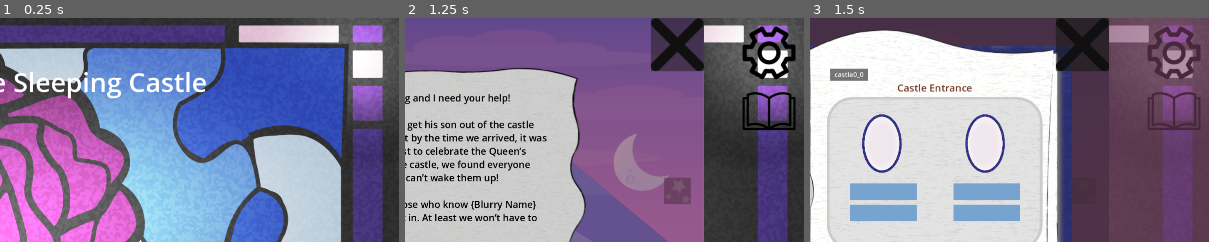
Above: before the commit, frames 1-3 (left to right).
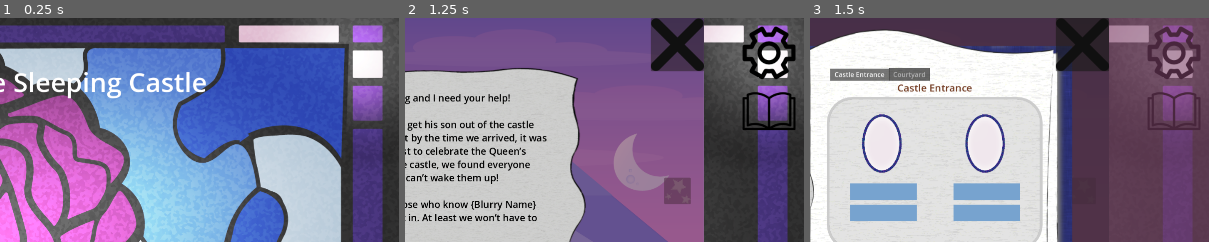
Above: after the commit, the same moments.

Repository: hwfwalton/SleepingCastleAlpha
Game: Godot game, scene res://root.tscn
The game is run twice, just before and just after one commit, with the same random seed, the same clock (stepped at 60 frames per second) and the same inputs.
Inputs (mouse positions are % of the whole screen's width and height, from its top left):
- Up to frame 1 (0.25 s): no input
- Up to frame 2 (1.25 s): click "Start" at 0.5 s
- Up to frame 3 (1.5 s): click (96, 21) at 1.25 s
The pictures show only the part of the screen within x 50-100%, y 0-50%; the shares and areas given below are measured in that part.

Frames 1-2 are identical in both runs. In frame 3, 1.0% of the frame differs, in the area x 6-31%, y 22-29%.

Commit message:
Add castle1_page0_zone0 puzzle pane

Diff:
--- a/BookView/book_view.tscn
+++ b/BookView/book_view.tscn
@@ -1,10 +1,11 @@
-[gd_scene load_steps=6 format=3 uid="uid://dppvl8up7h4br"]
+[gd_scene load_steps=7 format=3 uid="uid://dppvl8up7h4br"]
 
 [ext_resource type="Texture2D" uid="uid://dq4h7g2625nft" path="res://assets/booknobackground.svg" id="1_84uaa"]
 [ext_resource type="Script" path="res://BookView/book_view.gd" id="1_qo7gd"]
 [ext_resource type="Resource" uid="uid://d1ymuglidjrr0" path="res://resources/player_state.tres" id="2_dv4bw"]
 [ext_resource type="Texture2D" uid="uid://civmffyad70rv" path="res://assets/close_128.png" id="3_5nm8o"]
 [ext_resource type="PackedScene" uid="uid://cd0qwo0augsda" path="res://BookView/puzzle_pages/puzzle_pages/castle0_page_0.tscn" id="4_rpv8k"]
+[ext_resource type="PackedScene" uid="uid://0lvlbnj150ub" path="res://BookView/puzzle_pages/puzzle_pages/castle1_page_0.tscn" id="5_ppxmw"]
 
 [node name="BookView" type="Control"]
 layout_mode = 3
@@ -125,7 +126,11 @@
 mouse_filter = 2
 theme_type_variation = &"ClearPanel"
 
-[node name="castle0_0" parent="BookViewSubViewportContainer/SubViewport/BookPort/PagesContainer/RightBookMargin/TabContainer_Puzzles" instance=ExtResource("4_rpv8k")]
+[node name="Castle Entrance" parent="BookViewSubViewportContainer/SubViewport/BookPort/PagesContainer/RightBookMargin/TabContainer_Puzzles" instance=ExtResource("4_rpv8k")]
+layout_mode = 2
+
+[node name="Courtyard" parent="BookViewSubViewportContainer/SubViewport/BookPort/PagesContainer/RightBookMargin/TabContainer_Puzzles" instance=ExtResource("5_ppxmw")]
+visible = false
 layout_mode = 2
 
 [node name="CloseButtonPanelContainer" type="PanelContainer" parent="BookViewSubViewportContainer/SubViewport/BookPort"]
--- a/BookView/puzzle_pages/Portrait.tscn
+++ b/BookView/puzzle_pages/Portrait.tscn
@@ -9,7 +9,7 @@
 anchors_preset = 15
 anchor_right = 1.0
 anchor_bottom = 1.0
-offset_right = -1784.0
+offset_right = -1792.0
 offset_bottom = -920.0
 grow_horizontal = 2
 grow_vertical = 2
--- a/BookView/puzzle_pages/puzzle_pages/castle0_page_0.tscn
+++ b/BookView/puzzle_pages/puzzle_pages/castle0_page_0.tscn
@@ -13,11 +13,9 @@
 layout_mode = 1
 offset_right = 0.0
 offset_bottom = -369.0
-book_state = null
 
 [node name="PuzzleZone2" parent="VBoxContainer/Control" index="1" instance=ExtResource("3_lh834")]
 layout_mode = 1
 offset_top = 362.5
 offset_right = 0.0
 offset_bottom = -1.5
-book_state = null
--- /dev/null
+++ b/BookView/puzzle_pages/puzzle_pages/castle1_page_0.tscn
@@ -0,0 +1,14 @@
+[gd_scene load_steps=3 format=3 uid="uid://0lvlbnj150ub"]
+
+[ext_resource type="PackedScene" uid="uid://6t532a6ecv3c" path="res://BookView/puzzle_pages/PuzzlePageTemplate.tscn" id="1_0613q"]
+[ext_resource type="PackedScene" uid="uid://caxqv7th87phd" path="res://BookView/puzzle_pages/puzzle_zones/castle1_zone0.tscn" id="2_52dn6"]
+
+[node name="PuzzlePageTemplate" instance=ExtResource("1_0613q")]
+
+[node name="Label" parent="VBoxContainer" index="0"]
+text = "Courtyard"
+
+[node name="PuzzleZone" parent="VBoxContainer/Control" index="0" instance=ExtResource("2_52dn6")]
+layout_mode = 1
+offset_right = 0.0
+offset_bottom = -354.0
--- /dev/null
+++ b/BookView/puzzle_pages/puzzle_zones/castle1_zone0.tscn
@@ -0,0 +1,34 @@
+[gd_scene load_steps=4 format=3 uid="uid://caxqv7th87phd"]
+
+[ext_resource type="PackedScene" uid="uid://duj8c10cix6c" path="res://BookView/puzzle_pages/PuzzleZoneTemplate.tscn" id="1_v2teg"]
+[ext_resource type="PackedScene" uid="uid://dnkda1q86p5fm" path="res://BookView/puzzle_pages/Portrait.tscn" id="2_ikgfu"]
+[ext_resource type="PackedScene" uid="uid://d0mqgq2xl7fvd" path="res://BookView/book_view_clue_slot.tscn" id="3_jbme5"]
+
+[node name="PuzzleZone" instance=ExtResource("1_v2teg")]
+custom_minimum_size = Vector2(518, 369)
+offset_bottom = -711.0
+
+[node name="Portrait" parent="." index="1" instance=ExtResource("2_ikgfu")]
+layout_mode = 1
+offset_left = 64.0
+offset_top = 64.0
+offset_right = -326.0
+offset_bottom = -161.0
+required_clue_value = 7
+texture_resource_path = "res://assets/portraits/portrait.robert.png"
+
+[node name="BookViewClueSlot" parent="." index="2" instance=ExtResource("3_jbme5")]
+offset_left = 48.0
+offset_top = 224.0
+offset_right = 208.0
+offset_bottom = 264.0
+correct_clue_name_values = Array[int]([24])
+accepted_clue_types = Array[int]([0])
+
+[node name="BookViewClueSlot2" parent="." index="3" instance=ExtResource("3_jbme5")]
+offset_left = 48.0
+offset_top = 280.0
+offset_right = 208.0
+offset_bottom = 320.0
+correct_clue_name_values = Array[int]([7])
+accepted_clue_types = Array[int]([0])
